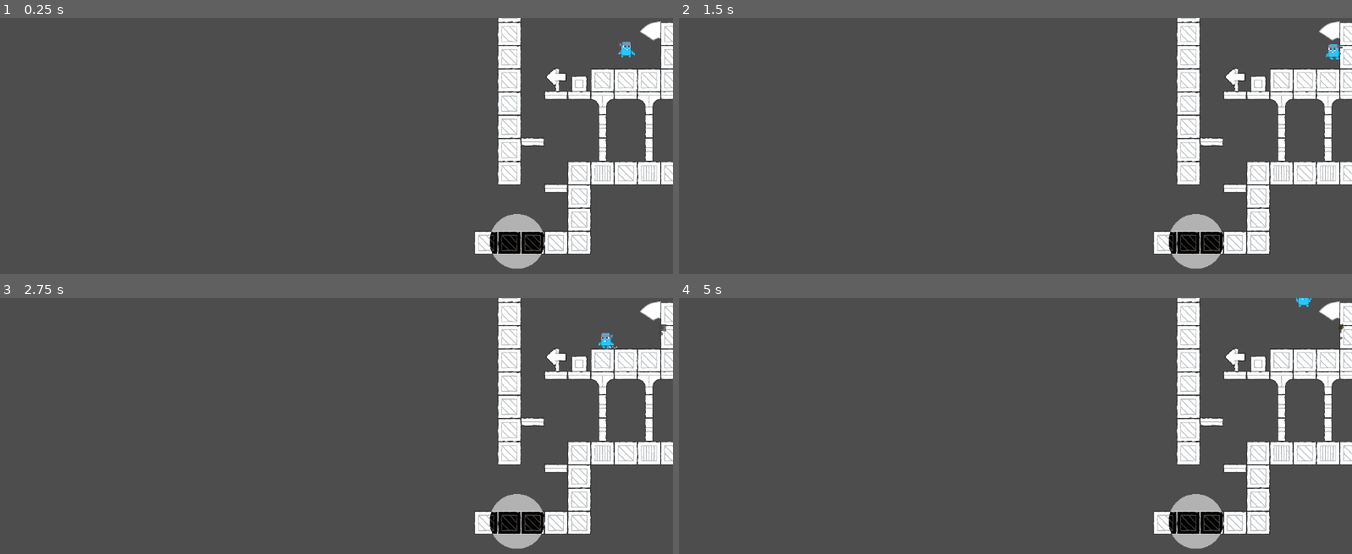
Above: before the commit, frames 1-4 (two rows, left to right).
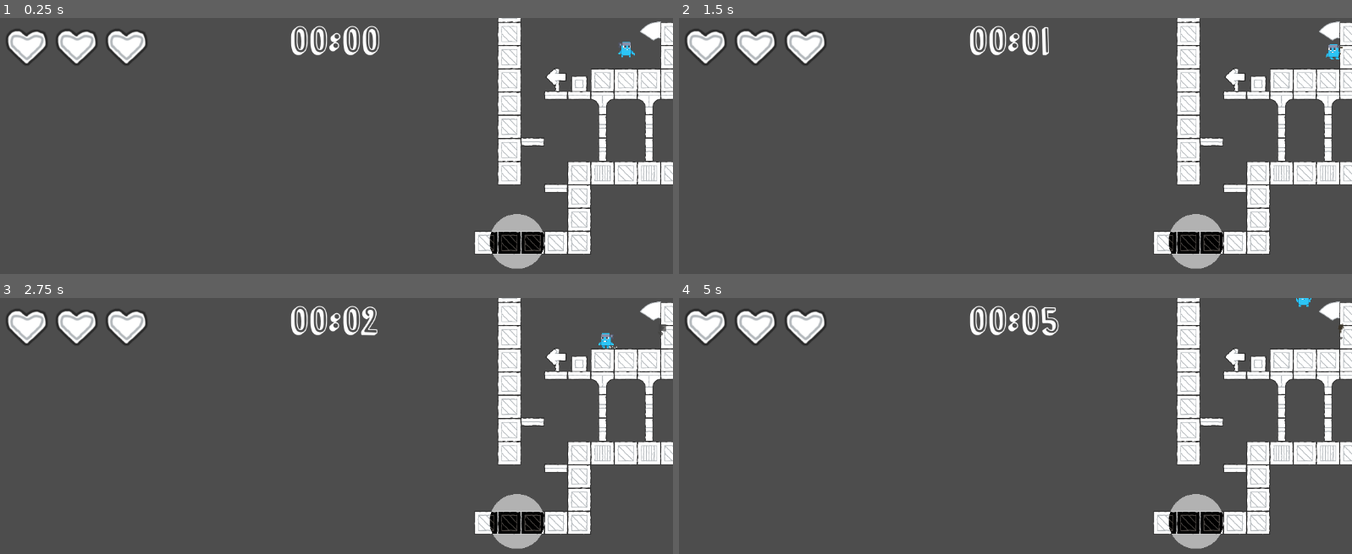
Above: after the commit, the same moments.

Repository: Kevin-Konradi/GMTK_Jam_Game
Game: Godot game, scene res://root_2d.tscn
Same seed, same stepped clock (60 frames per second), same inputs: the game is played once before the commit and once after it.
Inputs:
- Up to frame 1 (0.25 s): no input
- Up to frame 2 (1.5 s): tap Enter at 0.5 s; hold D (right) from 0.53 s (still down); tap Space (jump) at 0.77 s
- Up to frame 3 (2.75 s): tap Space (jump) at 1.52 s; release D (right) at 2.03 s; hold A (left) from 2.03 s (still down)
- Up to frame 4 (5 s): release A (left) at 2.78 s; hold D (right) 2.78-4.28 s; tap Space (jump) at 3.02, 3.77, 4.52 s; hold A (left) from 4.28 s (still down)

The runs differ from the first frame. In frame 1, 2.6% of the frame differs, in the area x 0-57%, y 2-19%; in frame 2, 2.5%; in frame 3, 2.6%; in frame 4, 2.6%.

Commit message:
Added health & time UI

Diff:
--- /dev/null
+++ b/assets/materials/heart_texture.tres
@@ -0,0 +1,7 @@
+[gd_resource type="AtlasTexture" load_steps=2 format=3 uid="uid://bsitq7g17pcuw"]
+
+[ext_resource type="Texture2D" uid="uid://cs1mkswfkce7a" path="res://assets/spritesheets/spritesheet_retina.png" id="1_q3eev"]
+
+[resource]
+atlas = ExtResource("1_q3eev")
+region = Rect2(406.706, 664.325, 81.106, 73.0647)
--- a/root_2d.tscn
+++ b/root_2d.tscn
@@ -6,6 +6,9 @@
 [ext_resource type="Texture2D" uid="uid://c6rouh6d26q4g" path="res://assets/spritesheets/player_sprites.png" id="2_ojde1"]
 [ext_resource type="Shader" path="res://scripts/searcher.gdshader" id="5_f3t5o"]
 [ext_resource type="Texture2D" uid="uid://cd407ykhac4wu" path="res://assets/searcher.png" id="6_akcmm"]
+[ext_resource type="Script" path="res://scripts/TimeLabel.gd" id="7_nrm4b"]
+[ext_resource type="FontFile" uid="uid://bnpugh1dvgu84" path="res://assets/fonts/rose-sally-font/RoseSally-ALAVA.otf" id="7_x2vmt"]
+[ext_resource type="Script" path="res://scripts/PlayerHealth.gd" id="8_ek6p1"]
 
 [sub_resource type="Curve" id="Curve_euwlj"]
 _data = [Vector2(0, 0), 0.0, 0.0, 0, 0, Vector2(0.75, 1), 1.36239e-07, 0.0, 0, 0]
@@ -464,9 +467,14 @@
 [sub_resource type="ShaderMaterial" id="ShaderMaterial_lp0ko"]
 shader = ExtResource("5_f3t5o")
 
+[sub_resource type="LabelSettings" id="LabelSettings_78hmc"]
+font = ExtResource("7_x2vmt")
+font_size = 70
+
 [node name="Root" type="Node2D"]
 
 [node name="Player" type="CharacterBody2D" parent="."]
+unique_name_in_owner = true
 position = Vector2(1532, -884)
 scale = Vector2(5, 5)
 script = ExtResource("1_syxgt")
@@ -562,3 +570,28 @@
 texture = ExtResource("6_akcmm")
 metadata/_edit_group_ = true
 metadata/_edit_lock_ = true
+
+[node name="UI" type="CanvasLayer" parent="."]
+
+[node name="TimeLabel" type="Label" parent="UI"]
+anchors_preset = 5
+anchor_left = 0.5
+anchor_right = 0.5
+offset_left = -77.0
+offset_top = 10.0
+offset_right = 77.0
+offset_bottom = 81.0
+grow_horizontal = 2
+text = "00:00"
+label_settings = SubResource("LabelSettings_78hmc")
+script = ExtResource("7_nrm4b")
+
+[node name="Timer" type="Timer" parent="UI/TimeLabel"]
+autostart = true
+
+[node name="PlayerHealth" type="HBoxContainer" parent="UI"]
+offset_left = 10.0
+offset_top = 10.0
+offset_right = 50.0
+offset_bottom = 50.0
+script = ExtResource("8_ek6p1")
--- a/scripts/Player.gd
+++ b/scripts/Player.gd
@@ -15,6 +15,7 @@
 
 @export var walk_anim_threshhold = 10
 
+@export var initial_health = 3
 
 # Get the gravity from the project settings to be synced with RigidBody nodes.
 var gravity = ProjectSettings.get_setting("physics/2d/default_gravity")
@@ -23,6 +24,12 @@
 
 var is_wall_sliding = false
 
+var health
+
+signal health_changed(new_value)
+
+func _ready():
+	health = initial_health
 
 func _physics_process(delta):
 	handle_lateral_movement()
@@ -128,3 +135,7 @@
 
 	else:
 		handle_fall_not_sliding(delta)
+
+func take_damage():
+	health -= 1
+	health_changed.emit(health)
--- /dev/null
+++ b/scripts/PlayerHealth.gd
@@ -0,0 +1,29 @@
+extends HBoxContainer
+
+
+# Called when the node enters the scene tree for the first time.
+func _ready():
+	%"Player".connect("health_updated", _on_Player_health_updated)
+	add_hearts(%"Player".initial_health)
+
+func _on_Player_health_updated(new_health):
+	var diff = new_health - self.get_child_count()
+
+	if diff > 0:
+		add_hearts(diff)
+	elif diff < 0:
+		remove_children(abs(diff))
+
+func add_hearts(amount):
+	for i in range(amount):
+		var heart = TextureRect.new()
+		heart.texture = preload("res://assets/materials/heart_texture.tres")
+		add_child(heart)
+
+func remove_children(amount):
+	var children = self.get_children()
+
+	for i in range(amount):
+		var child = children[i]
+		self.remove_child(child)
+		child.queue_free()
--- /dev/null
+++ b/scripts/TimeLabel.gd
@@ -0,0 +1,17 @@
+extends Label
+
+var start_time
+
+func _ready():
+	$Timer.connect("timeout", _on_Timer_timeout)
+	start_time = Time.get_unix_time_from_system()
+
+func _on_Timer_timeout():
+	# in sec
+	var time_diff = Time.get_unix_time_from_system() - start_time
+
+	var mins = roundi(time_diff) / 60
+	var secs = roundi(time_diff) % 60
+
+	# Pad by two
+	self.text = "%0*d:%0*d" % [2, mins, 2, secs]
Binary file added: assets/fonts/rose-sally-font/RoseSally-ALAVA.otf
Not shown, added: assets/fonts/rose-sally-font/RoseSally-ALAVA.otf.import
Not shown, added: assets/fonts/rose-sally-font/info.txt
Not shown, added: assets/fonts/rose-sally-font/misc/Read This.txt
Not shown: 1 places in root_2d.tscn that only renumber resources
